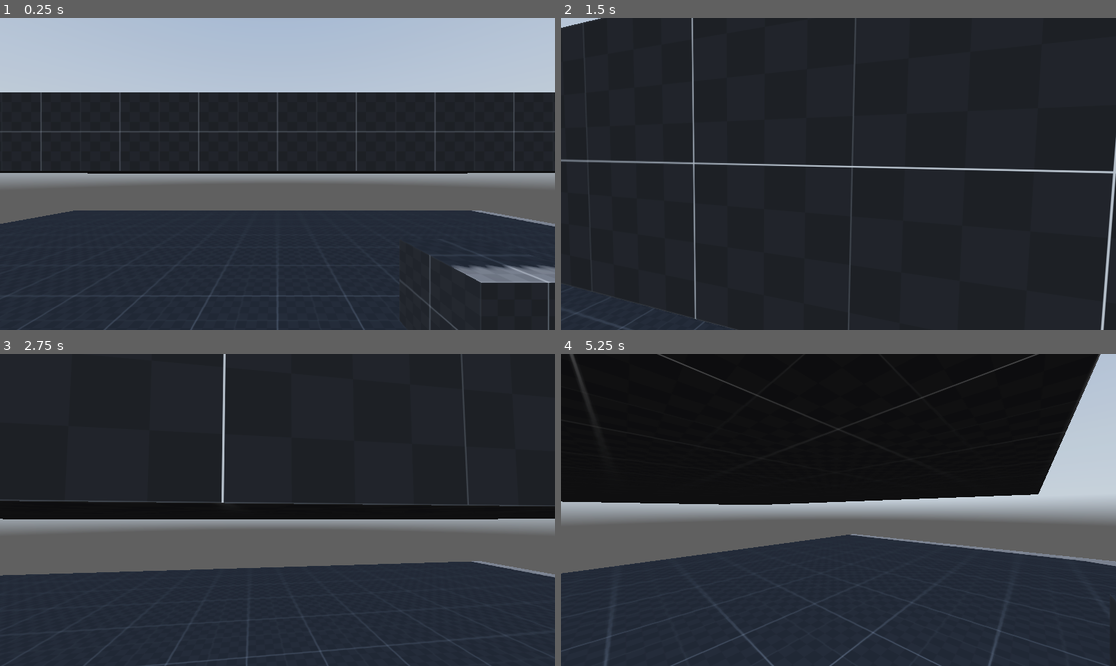
Above: before the commit, frames 1-4 (two rows, left to right).
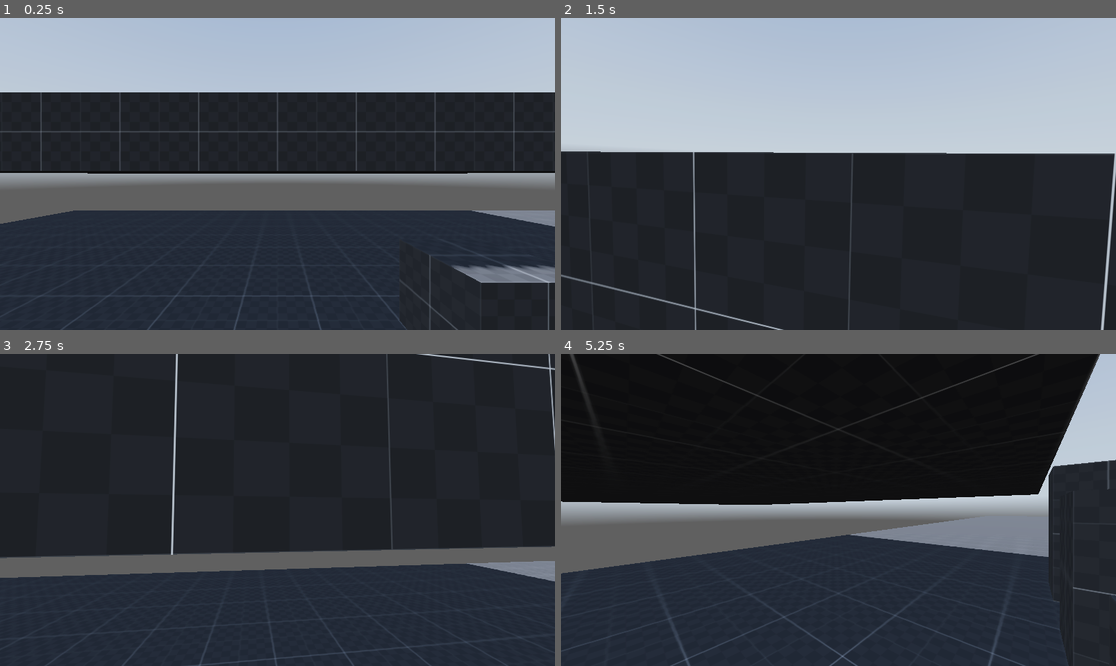
Above: after the commit, the same moments.

Repository: DrSpaniel/_Godot
Game: Godot game, scene res://scenes/main.tscn
Two runs of this game, one before a commit and one after it. Both use one fixed random seed, a clock stepped at 60 frames per second and the inputs below. A sky picture missing from this copy of the repository is replaced by a grey-blue gradient.
Inputs (mouse positions are in pixels of both pictures, inside the frame that each line leads up to):
- Up to frame 1 (0.25 s): no input
- Up to frame 2 (1.5 s): tap Enter at 0.5 s; move the mouse to (866, 174) at 0.52 s; hold Space (crouch) 0.53-1.28 s; hold W (forward) from 0.53 s (still down); tap Shift (sprint) at 0.8, 1.35 s; move the mouse to (810, 174) at 1.27 s
- Up to frame 3 (2.75 s): keep holding W (forward); tap Space (crouch) at 1.55 s; move the mouse to (288, 503) at 2.02 s; press the mouse at (288, 503) at 2.03 s; tap Shift (sprint) at 2.3 s
- Up to frame 4 (5.25 s): keep holding W (forward); move the mouse to (832, 516) at 2.77 s; release the mouse at (832, 516) at 2.78 s; tap Space (crouch) at 2.85, 4.55 s; move the mouse to (877, 513) at 3.52 s; hold Alt (freelook) 3.53-4.28 s; tap Shift (sprint) at 3.8, 4.35 s; move the mouse to (794, 506) at 4.27 s; move the mouse to (844, 510) at 5.02 s; hold Space (crouch) from 5.03 s (still down)

The runs differ from the first frame. In frame 1, 0.4% of the frame differs, in the area x 18-100%, y 61-100%; in frame 2, 44%, in the area x 0-100%, y 0-100%; in frame 3, 15%; in frame 4, 6.6%.

Commit message:
working on boosted jump
not working yet tho

also man i gotta commend the shit out of this

Diff:
--- a/fps_test1/scenes/main.tscn
+++ b/fps_test1/scenes/main.tscn
@@ -178,9 +178,9 @@
 [node name="stage" type="Node3D" parent="."]
 
 [node name="floor" type="CSGBox3D" parent="stage"]
-transform = Transform3D(1, 0, 0, 0, 1, 0, 0, 0, 1, 0, -0.5, 0)
-use_collision = true
-size = Vector3(20, 1, 20)
+transform = Transform3D(1, 0, 0, 0, 1, 0, 0, 0, 1, 25.5, -0.5, 0)
+use_collision = true
+size = Vector3(71, 1, 20)
 material = SubResource("StandardMaterial3D_k0juu")
 
 [node name="floor3" type="CSGBox3D" parent="stage"]
@@ -206,8 +206,20 @@
 size = Vector3(1, 1.5, 1)
 material = SubResource("StandardMaterial3D_k0juu")
 
+[node name="box5" type="CSGBox3D" parent="stage"]
+transform = Transform3D(1, 0, 0, 0, 1, 0, 0, 0, 1, 4, 0.75, -2)
+use_collision = true
+size = Vector3(1, 1.5, 1)
+material = SubResource("StandardMaterial3D_k0juu")
+
 [node name="box3" type="CSGBox3D" parent="stage"]
 transform = Transform3D(1, 0, 0, 0, 1, 0, 0, 0, 1, 2, 1, 2)
+use_collision = true
+size = Vector3(1, 2, 1)
+material = SubResource("StandardMaterial3D_k0juu")
+
+[node name="box6" type="CSGBox3D" parent="stage"]
+transform = Transform3D(1, 0, 0, 0, 1, 0, 0, 0, 1, 6, 1, -2)
 use_collision = true
 size = Vector3(1, 2, 1)
 material = SubResource("StandardMaterial3D_k0juu")
--- a/fps_test1/scripts/player.gd
+++ b/fps_test1/scripts/player.gd
@@ -34,8 +34,12 @@
 
 var horizontal_velocity = Vector2(velocity.x, velocity.z)
 
-const minjump_velocity = 4.5
-
+const minjump_velocity = 7
+const maxjump_velocity = 10.0
+const maxhold_time = 0.5 #in seconds
+
+var jumphold_time = 0.0
+var isholding_jump = false
 
 # Headbob vars
 
@@ -99,6 +103,7 @@
 			Input.mouse_mode = Input.MOUSE_MODE_CAPTURED
 			get_viewport().set_input_as_handled()
 		mouseinput = true
+
 
 	if mouseinput == true:
 		if event is InputEventMouseMotion:
@@ -158,6 +163,7 @@
 
 		head.position.y = lerp(head.position.y, 0.0, delta * lerp_speed)
 
+		print("can sprint, jump")
 		if Input.is_action_pressed("sprint"):
 			# Sprinting
 			current_speed = lerp(current_speed, sprint_speed, delta * lerp_speed)
@@ -166,9 +172,9 @@
 				sprinting = true
 				crouched = true
 
-		elif Input.is_action_just_released("crouch") and is_on_floor():
+		elif Input.is_action_just_released("crouch") and is_on_floor():		#im pretty sure this is getting broken by the above sprint thing, when i jump while in a slide and also holding sprint it does not jump.;
 			velocity.y = minjump_velocity
-			print("jump!")
+			print("jump")
 			sliding = false
 			animation_player.play("jumping")
 		else:
@@ -196,11 +202,15 @@
 
 	if sliding:
 		slide_timer -= delta
-		if slide_timer <= 0:
+		if slide_timer <= 0 or Input.is_action_just_released("crouch"):
+		#make directional boost
+			velocity.y = minjump_velocity
+
+			print("jump")
+			animation_player.play("jumping")
 			sliding = false
 			print("slide end")
 			freelook = false
-
 
 	 #Handle headbob
 	if sprinting:
